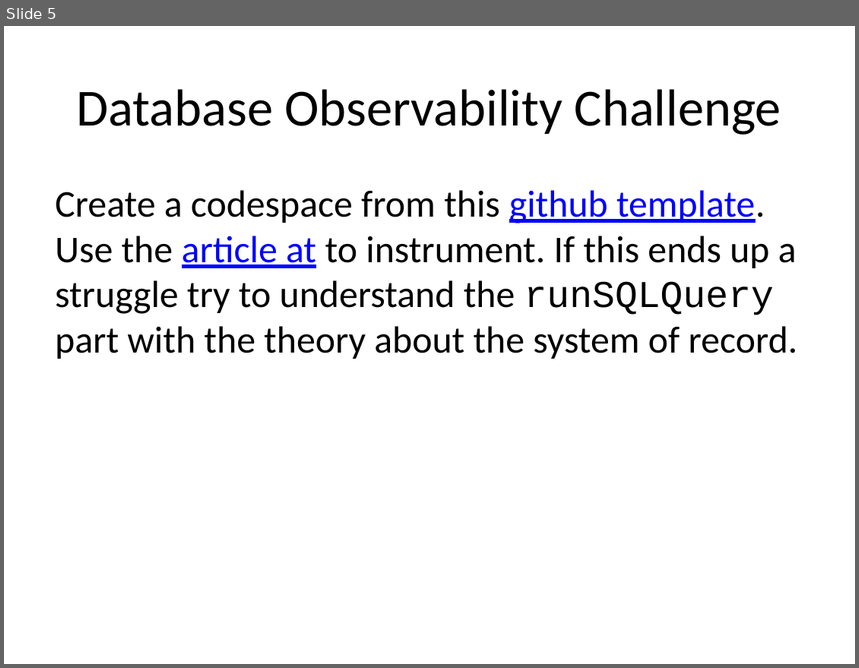
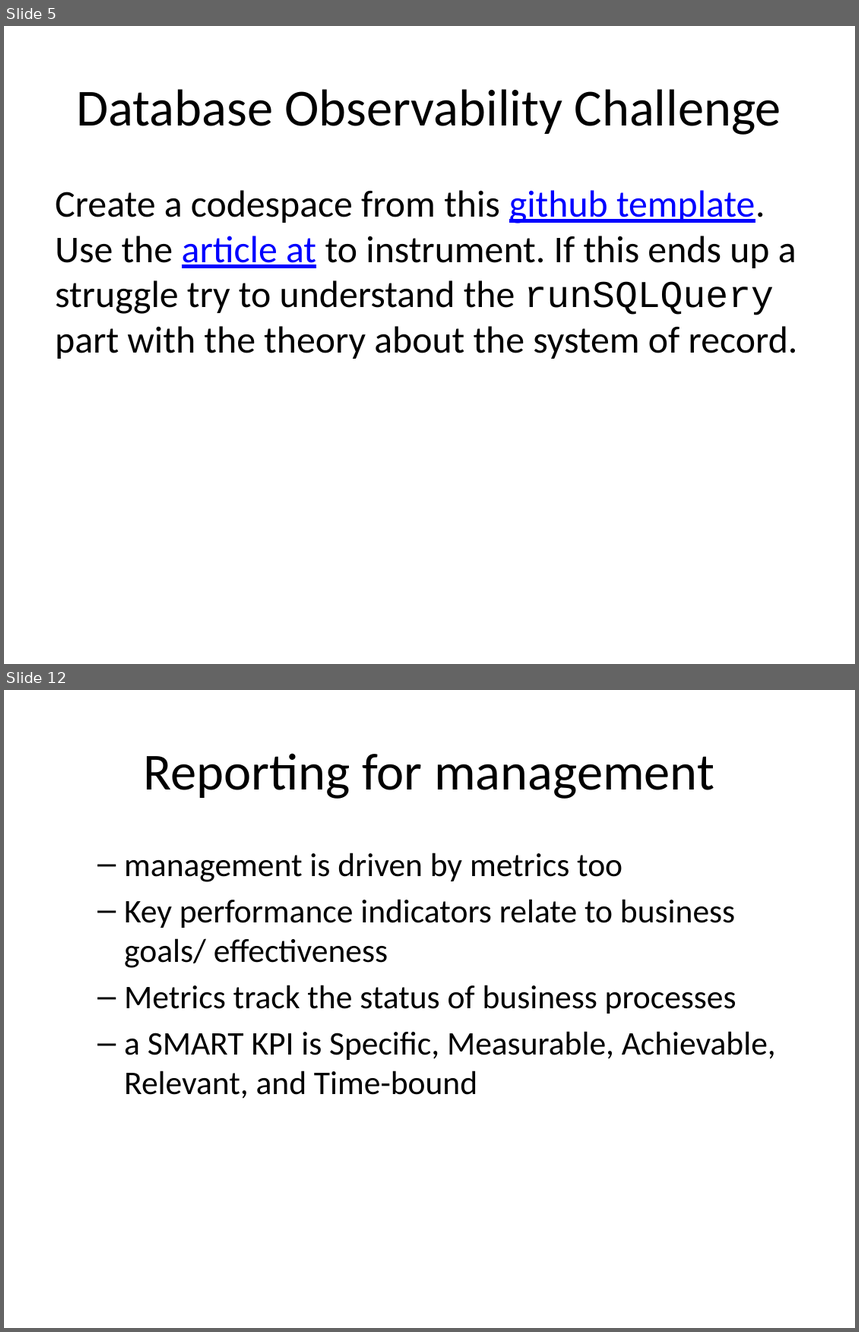
Before and after one commit to rhildred/INFO8985, a slide deck: database_collecting/slides.pptx. Shown one above the other, each under a label of ours: slide 5 before the commit, slides 5 and 12 after it; the slides between them are not shown. The pictures are 859x668 and 859x1332 pixels, drawn with LibreOffice and Linux fonts; fonts in the diff are those of the drawing. Boxes give left, top, right and bottom in pixels: in the first picture for what was removed or moved away, otherwise in the second. Text is boxed around its words. In the diff, an @@ line names an element or a change of style, - is before the commit and + after.

```diff
--- a/database_collecting/slides.pptx
+++ b/database_collecting/slides.pptx
@@ slide 12 added at (4, 690, 855, 1328), background #FFFFFF @@
@@ title added at (144, 753, 715, 799), 44 pt, text #000000 @@
+Reporting for management
@@ text added at (124, 853, 776, 1099), 28 pt, text #000000 @@
+  – management is driven by metrics too
+  – Key performance indicators relate to business goals/ effectiveness
+  – Metrics track the status of business processes
+  – a SMART KPI is Specific, Measurable, Achievable, Relevant, and Time-bound
```
Also in this commit, not shown: 8 other slides added, 18 other files.
